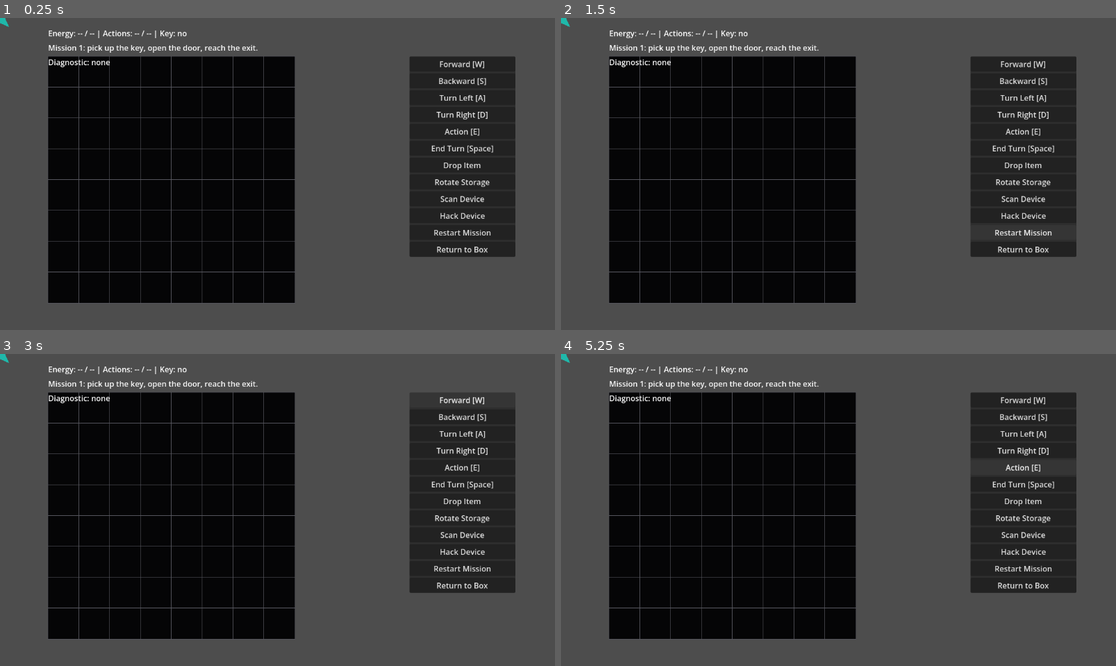
Above: before the commit, frames 1-4 (two rows, left to right).
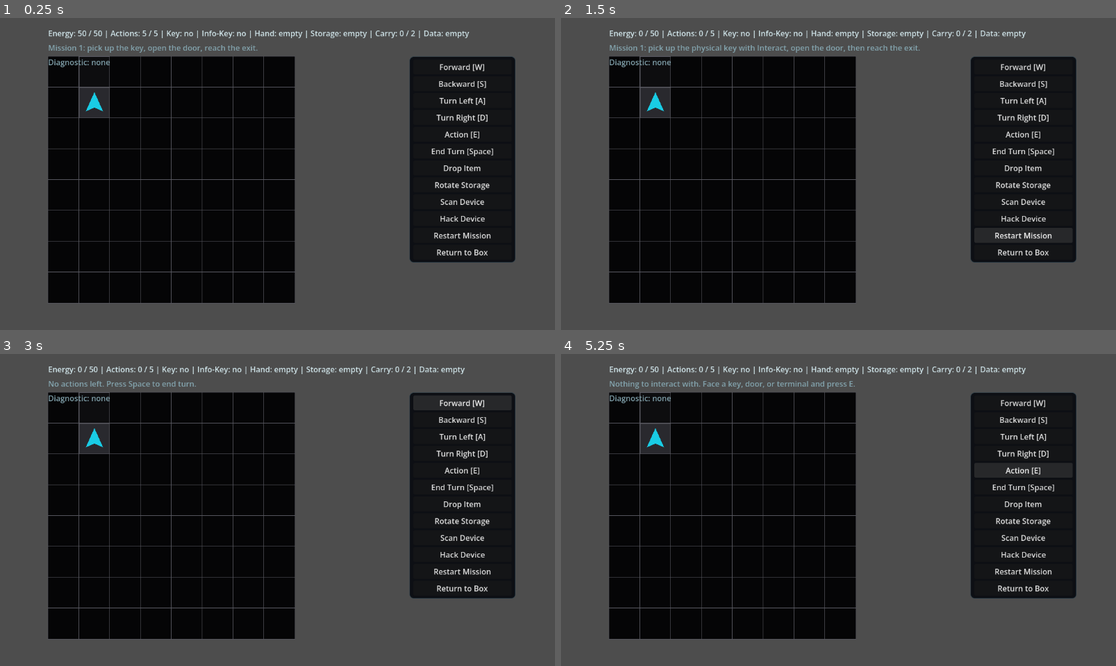
Above: after the commit, the same moments.

Repository: JUSTConnect/bibop
Game: Godot game, scene res://scenes/main.tscn
Two runs of this game, one before a commit and one after it. Both use one fixed random seed, a clock stepped at 60 frames per second and the inputs below.
Inputs:
- Up to frame 1 (0.25 s): no input
- Up to frame 2 (1.5 s): click "Restart Mission" at 0.5 s; click "Restart Mission" at 1.25 s
- Up to frame 3 (3 s): click "Restart Mission" at 2 s; click "Forward [W]" at 2.75 s
- Up to frame 4 (5.25 s): click "Turn Left [A]" at 3.5 s; click "Turn Right [D]" at 4.25 s; click "Action [E]" at 5 s

The runs differ from the first frame. In frame 1, 4.7% of the frame differs, in the area x 0-93%, y 0-79%; in frame 2, 5.1%; in frame 3, 5.0%; in frame 4, 5.1%.
Error before the commit: Parse Error: Function "get_constructor_consistency_check_text()" not found in base self. (res://scripts/bipob/bipob_controller.gd:594)

Commit message:
Fix constructor consistency helper compatibility

Diff:
--- a/scripts/bipob/bipob_controller.gd
+++ b/scripts/bipob/bipob_controller.gd
@@ -589,9 +589,19 @@
 		return "Consistency: OK"
 	return "Consistency: %d issue(s)" % issue_count
 
+func get_constructor_consistency_text() -> String:
+	return get_constructor_consistency_summary_text()
+
+func get_constructor_consistency_check_text() -> String:
+	return get_constructor_consistency_text()
+
 func get_constructor_consistency_issue_count() -> int:
 	var count: int = 0
-	var text: String = get_constructor_consistency_check_text()
+	var text: String = ""
+	if has_method("get_constructor_consistency_text"):
+		text = get_constructor_consistency_text()
+	elif has_method("get_constructor_consistency_check_text"):
+		text = get_constructor_consistency_check_text()
 	for line in text.split("\n"):
 		var lower_line: String = String(line).to_lower()
 		if lower_line.contains("missing") or lower_line.contains("invalid") or lower_line.contains("error"):
